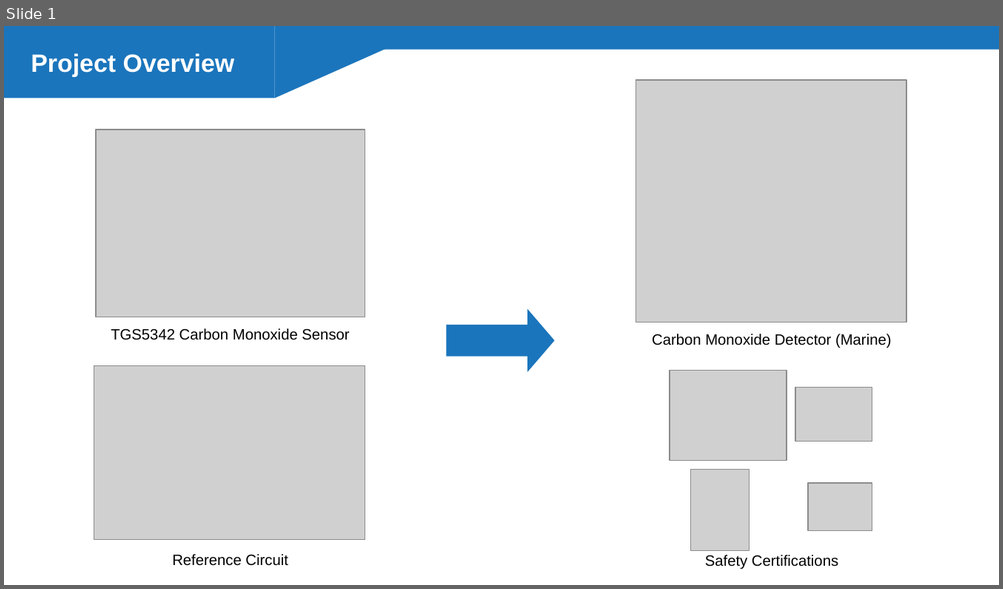
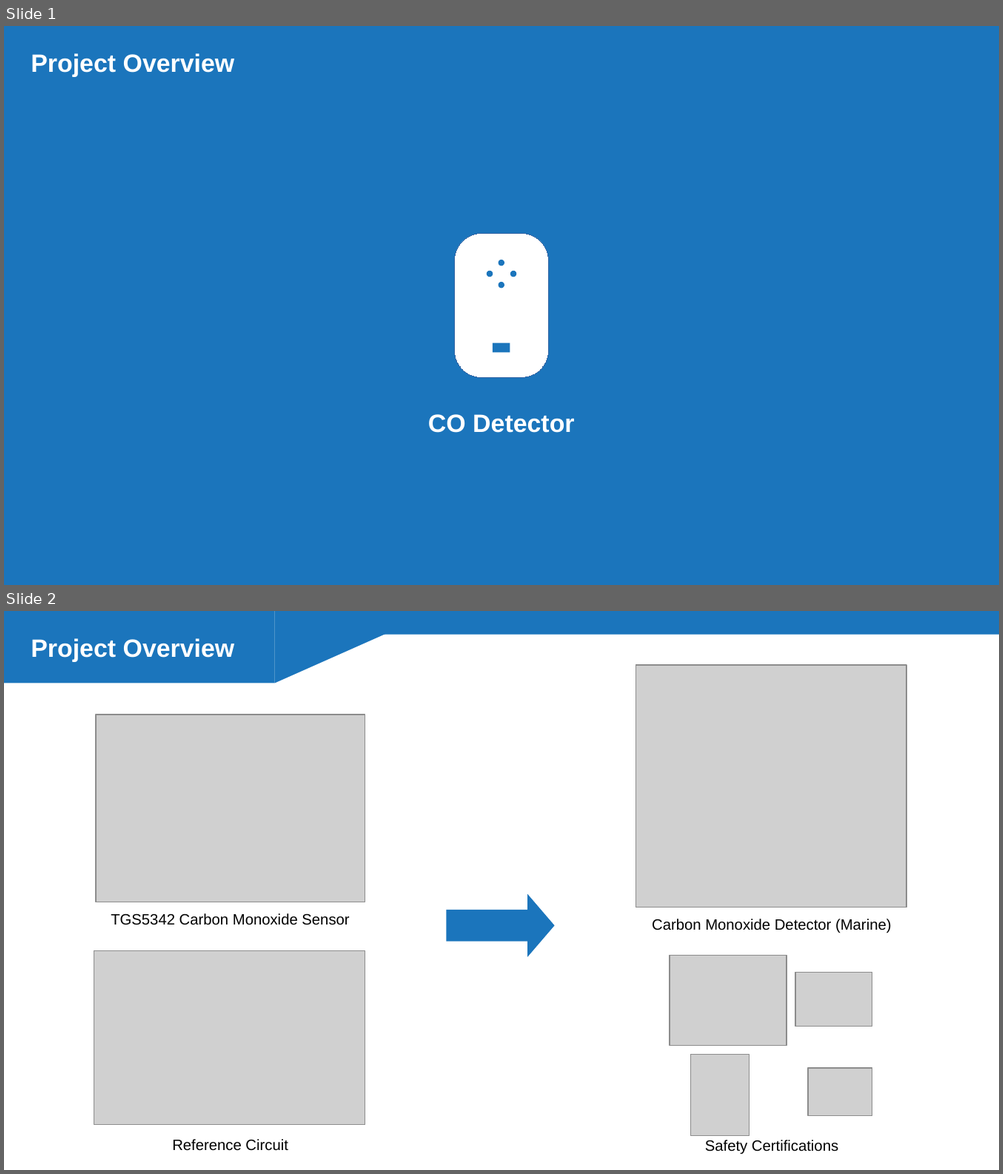
Before and after one commit to g-i-wilson/SEL-presentation, a slide deck: pres.odp. Shown one above the other, each under a label of ours: slide 1 before the commit, slides 1 and 2 after it. The pictures are 1003x589 and 1003x1174 pixels, drawn with LibreOffice and Linux fonts; fonts in the diff are those of the drawing; grey boxes stand for pictures. Boxes give left, top, right and bottom in pixels: in the first picture for what was removed or moved away, otherwise in the second. Text is boxed around its words. In the diff, an @@ line names an element or a change of style, - is before the commit and + after.

```diff
--- a/pres.odp
+++ b/pres.odp
@@ slide 1 added at bbox=[4, 26, 999, 585], background #FFFFFF; not listed: 3 template elements that a slide beside it also shows @@
@@ rectangle added at bbox=[4, 26, 999, 585], fill #1B75BC @@
@@ text added at bbox=[31, 53, 235, 77], 20 pt, text #FFFFFF, bold @@
+Project Overview
@@ group added at bbox=[455, 234, 548, 378]: 4 ellipses, 1 freeform shape, 1 rectangle @@
@@ text added at bbox=[428, 414, 574, 433], 20 pt, text #FFFFFF, bold @@
+CO Detector
@@ what was slide 1 is now slide 2 @@
```
Also in this commit, not shown: 1 slide changed, 10 other slides added, 3 other files.
